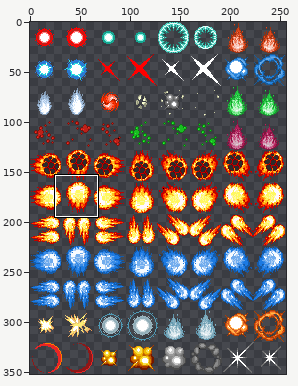
Sprite sheet, stored at sprites/temp-effects/oryx-effects.png. Above, an overview of the earlier version with the close-up marked.
Close-up. Before the edit:
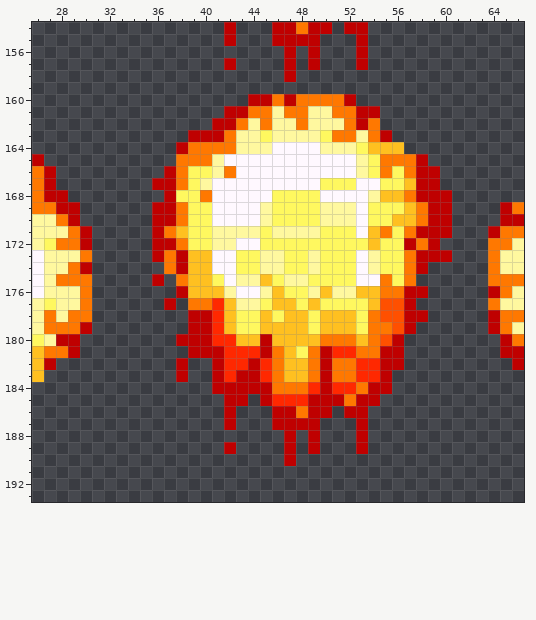
The file is 256x352 pixels. Colours within 5 levels of each other are drawn and written as one. Shown: x 26..66, y 154..193.
After the commit:
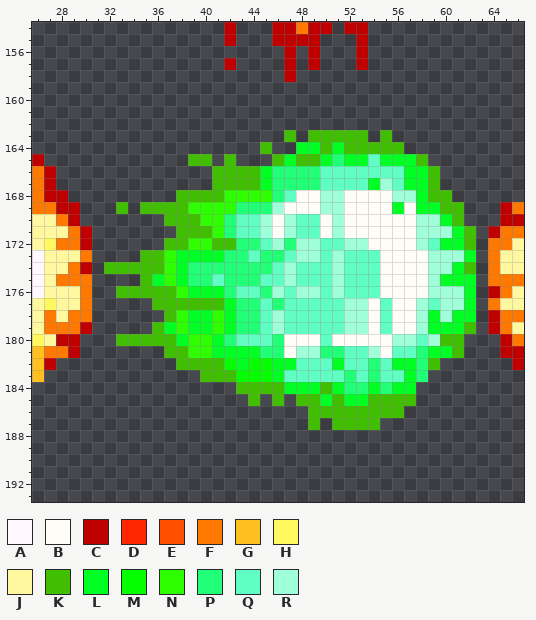
Palette (. is transparent): A #fff8ff  B #fffdf8  C #bf0000  D #ff2800  E #ff5000  F #ff7800  G #ffc020  H #fff85f  J #fff89f  K #40bf00  L #00ff23  M #05ff00  N #2dff00  P #20ff76  Q #5fffc3  R #9fffd8
The exact change:
y 160: x 44..52 CCFCFFFFC -> .........
y 161: x 42..54 CCFFJFFJJFFCC -> .............
y 162: x 41..54 CCFJFJJFJJJFCF -> ..............
y 163: x 39..55 CCCFJJHJJJJHFFJFC -> ........K.KKKKK.K
y 164: x 38..56 CFFFFJJJAAAAJJJHGGG -> .......K..LLKLKKKKK
y 165: x 38..58 FFFJAAAAAAAAAAAJHFFFC -> .KK.K...KLKKLPLLQLLLK
y 166: x 37..59 CFHHJFAAAAAAAAAAJHFHFCC -> ....KKKKLPPPPQQQQQQQLLK
y 167: x 36..59 CCFHJAAAAAAAAAHHHAAHHGCC -> .....KKKKLPPPPQQQQLRQLLK
y 168: x 37..60 CHHFAAAAAHHHHAAAAJGGFCCC -> .KKKKNNNNPQBBRRBBBBRRLKK
y 169: x 33 . -> K; x 35..61 .CCFHHAAAAJHHHHJJJAHHHGFCC. -> KKKKNNNNPPPRBBBRRBBBBLBLLKK
y 170: x 36..61 CCFHHAAAAJHHHHJJJAHHGGFCC. -> .KKKNNPQQRBRQQBRBBBBBBRRLK
y 171: x 36..62 CFGHHJJJJHJJJJHHHAGFHFCCC.. -> ..KKKNPQQRBRQQBRBBBBBBRRRLK
y 172: x 36..62 CCFHHJJAAHHHHHHHHHGHHCFC... -> .KKNNKKPPQRPRRQQRRBBBBRQLLK
y 173: x 35..62 .CFCGGAAHHJJHHJHHHAJHHFCCC.. -> KKNLLLLPPQPPQRRQRQQQBBBBRRRL
y 174: x 32..62 .....FCGGAAHHJJHHJHHHAJHHFC.... -> KKKKKNLPPPPPPPQRQQQRQQQBBBBRRLK
y 175: x 35..62 .C.FGGHAJJGHJJHHHHAAFHF..... -> KLNLPPQPPPQQRQQQRQQQBBBBRLLL
y 176: x 33..62 .....CGGGJAAJGHHJGJJGGFFCC.... -> KKKKKNLLLPQQPRQRRQRQQQBBBBRRRL
y 177: x 36..62 .C.FFDGJJHGGHGHHHHGEEC..... -> KKKKKKLPPQPQQQQQRRBQBBRQRRL
y 178: x 37..62 ..CCDGHHGHGGHGGGHFEECC.... -> KNLLNLPPQRQQQQQRRBQBBRLRLL
y 179: x 36..62 ...CCDGHHGGGGHGGGHFFEC..... -> KLNLLNLPPQRQQQQQRRBQBBRLLLK
y 180: x 33..61 .....CCCDDGGCGGGGFFFGFEC..... -> KKKKKLNNLPQQQPBBBQBBBBBRRQRKK
y 181: x 37..61 ..CCCDDDCFGHFCDDFFCC..... -> KKNNLLLLPPBRRPPQQRBQQPLLK
y 182: x 38..59 C..CDDCDFGGFCFFDDCC... -> KKKKMLMMLLQQQLQQPQLLPK
y 183: x 38 C -> .; x 40..58 .CDCCDFGGFCFFDDC... -> KKKMMMLQQQQQPQPQQLP
y 184: x 41..57 CCCCCFFFDCDDFCC.. -> ..KKKKLLLKLPPLPLL
y 185: x 42..57 CC.CDDDCCCFCC... -> ..K.K.KKLKLLKKKK
y 186: x 42 C -> .; x 46..56 CCFCC.CC... -> ...KKKKKKKK
y 187: x 42 C -> .; x 46..49 CCCC -> ...K; x 51..54 ..C. -> KKKK
y 188: x 47 C -> .; x 49 C -> .; x 53 C -> .
y 189: x 42 C -> .; x 47 C -> .; x 49 C -> .; x 53 C -> .
y 190: x 47 C -> .
Changed places in both close-ups, as pixel boxes (x1, y1, x2, y2):
changed: (104, 94, 476, 466)
